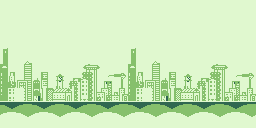
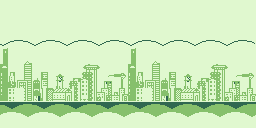
Layer changes from the first 256px x 128px image to the second:
added layer "FadedClouds" above "ExperimentalClouds" over (x1=0, y1=40, x2=255, y2=46)
